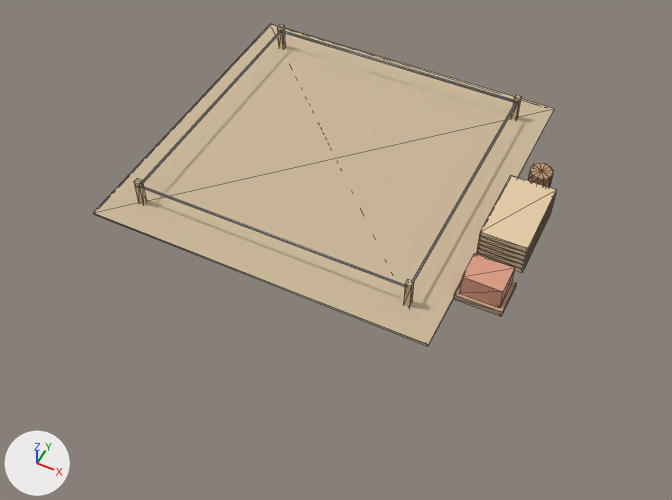
The glTF model art/models/buildings/barn_site_0.glb as it was, and as the next commit left it.
One viewpoint serves both versions: a camera (50 mm lens) standing at (2.88, -4.55, 3.45) and looking at (1.46, -1.72, -0.09). The lights are fixed; the arrows at lower left show +X, +Y and +Z. The first picture is the older version. Mesh edges are drawn as thin lines. Where no turn or scale is listed for an object, it has been applied to the vertices. Vertices at exactly the same position are counted once.

The scene before the commit, as lines of its bpy script (objects in view):
```python
me_mesh_0 = bpy.data.meshes.new('Mesh_0')
me_mesh_0.from_pydata(...)  # 172 vertices, 276 faces; spans x 0.27..2.37, y -2.13..-0.27, z 0.0..0.18
# faces by material slot: [108, 168]
me_mesh_0.materials.append(mat_paint)
me_mesh_0.materials.append(mat_wall)
ob_body = bpy.data.objects.new('body', me_mesh_0)
ob_body.location = (0.0, 0.0, 0.0)
```
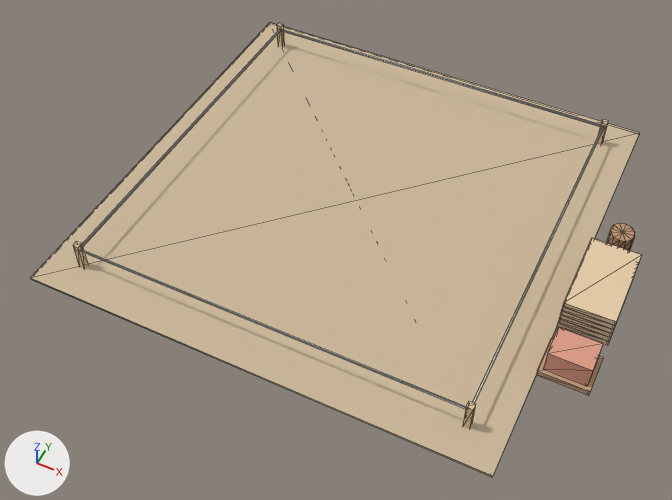
Where the change shows, as pixel boxes (x1, y1, x2, y2) in the pictures (672 x 500 px; the box of a moved part takes in the faces that stretch with it):
'body', reshaped (32% wider, 41% taller): before (93, 24, 556, 346); after (30, 23, 641, 477)
part 1 of me_mesh_0, moved or reshaped (mostly hidden): before (283, 31, 514, 102); after (282, 30, 600, 127)
part 2 of me_mesh_0, moved or reshaped: before (511, 95, 521, 120); after (596, 119, 608, 145)
part 3 of me_mesh_0, moved or reshaped (mostly hidden): before (141, 103, 517, 287); after (80, 128, 603, 410)
part 4 of me_mesh_0, moved or reshaped: before (403, 280, 414, 306); after (463, 401, 476, 428)
part 5 of me_mesh_0, moved or reshaped: before (134, 178, 146, 204); after (73, 241, 88, 268)
part 6 of me_mesh_0, moved or reshaped: before (142, 32, 280, 183); after (82, 30, 280, 247)
part 7 of me_mesh_0, moved or reshaped: before (453, 281, 516, 316); after (536, 338, 603, 395)
part 8 of me_mesh_0, moved or reshaped: before (476, 212, 551, 272); after (557, 319, 618, 345)
part 9 of me_mesh_0, moved or reshaped: before (477, 208, 552, 268); after (558, 287, 630, 341)
part 10 of me_mesh_0, moved or reshaped: before (477, 204, 553, 264); after (559, 271, 636, 337)
part 11 of me_mesh_0, moved or reshaped: before (478, 200, 554, 260); after (561, 311, 614, 333)
part 12 of me_mesh_0, moved or reshaped: before (479, 196, 555, 256); after (562, 307, 619, 329)
part 13 of me_mesh_0, moved or reshaped: before (479, 175, 556, 252); after (563, 238, 641, 325)
part 14 of me_mesh_0, moved or reshaped: before (460, 254, 514, 308); after (543, 327, 603, 386)
part 15 of me_mesh_0, moved or reshaped: before (528, 163, 553, 188); after (606, 223, 635, 251)
part 16 of me_mesh_0, moved or reshaped: before (93, 24, 554, 346); after (30, 23, 639, 477)

The change, as a list of edits to the scene's bpy script:
```text
Change me_mesh_0:
    used by ob_body; location = (0.0, 0.0, 0.0)
    remove me_mesh_0.from_pydata(...)  # 172 vertices, 276 faces; spans x 0.27..2.37, y -2.13..-0.27, z 0.0..0.18
    add me_mesh_0.from_pydata(...)  # 172 vertices, 276 faces; spans x 0.26..2.86, y -2.62..-0.26, z 0.0..0.18
    me_mesh_0 part 1: the loose piece of 8 vertices spanning x 0.45..1.95, y -0.45, z 0.12..0.13 is scaled about its middle by (1.33, 1, 1), then moved by (0.24, 0.01, 0.0)
    me_mesh_0 part 2: the loose piece of 8 vertices spanning x 1.94..1.97, y -0.47..-0.44, z 0.0..0.16 is moved by (0.49, 0.01, 0.0)
    me_mesh_0 part 3: the loose piece of 14 vertices spanning x 0.45..1.95, y -1.95..-0.45, z 0.12..0.13 is scaled about its middle by (1.33, 1.33, 1), then moved by (0.24, -0.24, 0.0)
    me_mesh_0 part 4: the loose piece of 8 vertices spanning x 1.94..1.97, y -1.97..-1.94, z 0.0..0.16 is moved by (0.49, -0.49, 0.0)
    me_mesh_0 part 5: the loose piece of 8 vertices spanning x 0.44..0.47, y -1.97..-1.94, z 0.0..0.16 is moved by (-0.01, -0.49, 0.0)
    me_mesh_0 part 6: the loose piece of 8 vertices spanning x 0.45, y -1.95..-0.45, z 0.12..0.13 is scaled about its middle by (1, 1.33, 1), then moved by (-0.01, -0.24, 0.0)
    me_mesh_0 part 7: the loose piece of 8 vertices spanning x 2.13..2.37, y -1.82..-1.62, z 0.0..0.03 is moved by (0.49, -0.24, 0.0)
    me_mesh_0 part 8: the loose piece of 8 vertices spanning x 2.13..2.37, y -1.52..-1.08, z 0.0..0.03 is moved by (0.49, -0.24, 0.0)
    me_mesh_0 part 9: the loose piece of 8 vertices spanning x 2.13..2.37, y -1.52..-1.08, z 0.03..0.06 is moved by (0.49, -0.24, 0.0)
    me_mesh_0 part 10: the loose piece of 8 vertices spanning x 2.13..2.37, y -1.52..-1.08, z 0.06..0.09 is moved by (0.49, -0.24, 0.0)
    me_mesh_0 part 11: the loose piece of 8 vertices spanning x 2.13..2.37, y -1.52..-1.08, z 0.09..0.12 is moved by (0.49, -0.24, 0.0)
    me_mesh_0 part 12: the loose piece of 8 vertices spanning x 2.13..2.37, y -1.52..-1.08, z 0.12..0.15 is moved by (0.49, -0.24, 0.0)
    me_mesh_0 part 13: the loose piece of 8 vertices spanning x 2.13..2.37, y -1.52..-1.08, z 0.15..0.18 is moved by (0.49, -0.24, 0.0)
    me_mesh_0 part 14: the loose piece of 8 vertices spanning x 2.15..2.35, y -1.8..-1.64, z 0.03..0.15 is moved by (0.49, -0.24, 0.0)
    me_mesh_0 part 15: the loose piece of 38 vertices spanning x 2.19..2.31, y -0.98..-0.86, z 0.0..0.12 is moved by (0.49, -0.24, 0.0)
    me_mesh_0 part 16: the loose piece of 8 vertices spanning x 0.27..2.13, y -2.13..-0.27, z 0.0..0.01 is scaled about its middle by (1.27, 1.27, 1), then moved by (0.24, -0.24, 0.0)
    other edits to the shape of me_mesh_0 do not show in these pictures
```
